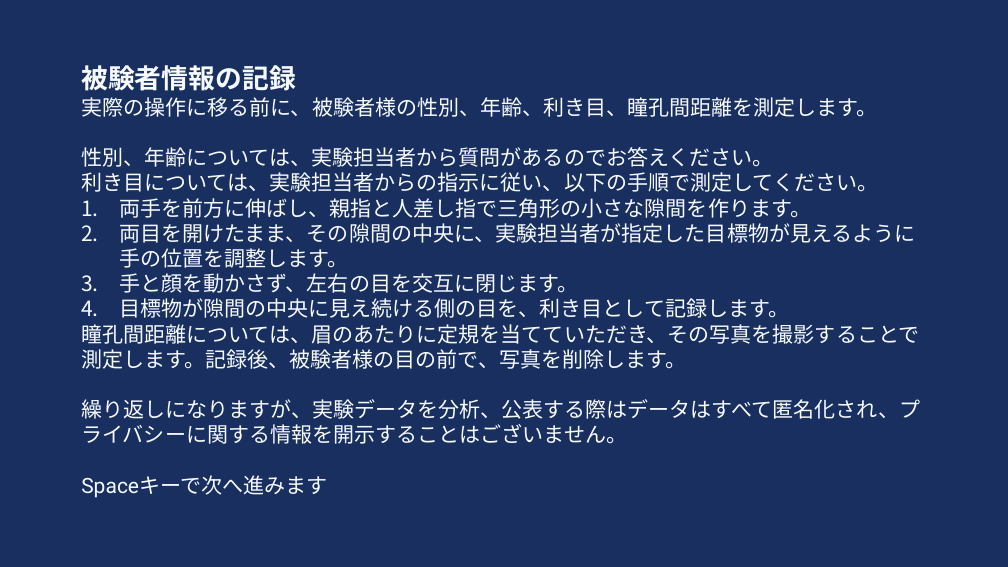
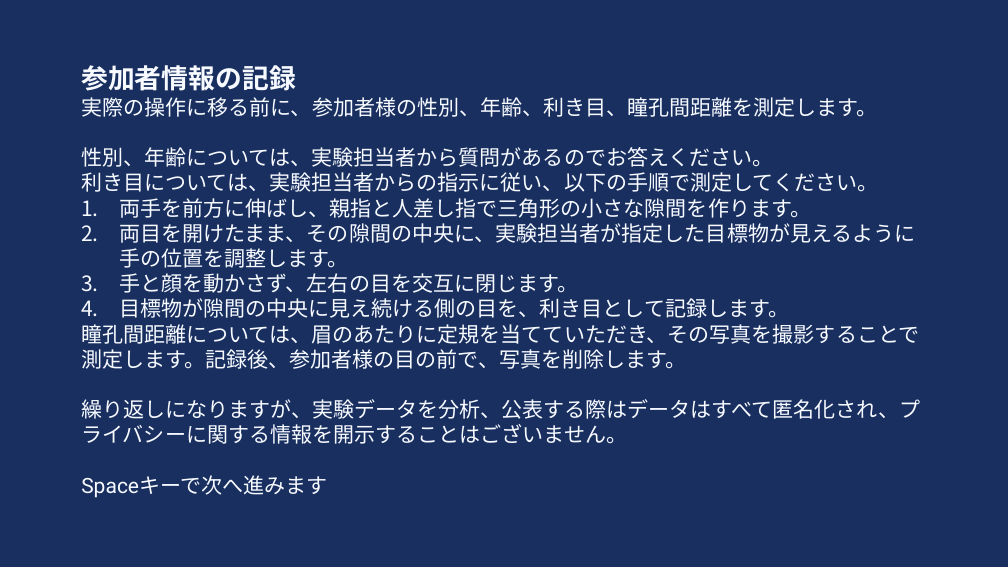
Before and after one commit to HAMADAKAZUKI2423/lab, a slide deck: slide 3 of tex/ethicsreview/ethics_review_visibility/別紙2評価実験説明.pptx. Drawn at 1008x567 pixels with LibreOffice and Linux fonts; fonts in the diff are those of the drawing. Boxes give left, top, right and bottom in pixels: in the first picture for what was removed or moved away, otherwise in the second. Text is boxed around its words. In the diff, an @@ line names an element or a change of style, - is before the commit and + after.

Commit message:
feat: 説明スライドの微調整
- 時間、被験者->参加者

```diff
--- a/tex/ethicsreview/ethics_review_visibility/別紙2評価実験説明.pptx
+++ b/tex/ethicsreview/ethics_review_visibility/別紙2評価実験説明.pptx
@@ text at (81, 65, 878, 117): text changed @@
-被験者情報の記録
-実際の操作に移る前に、被験者様の性別、年齢、利き目、瞳孔間距離を測定します。
+参加者情報の記録
+実際の操作に移る前に、参加者様の性別、年齢、利き目、瞳孔間距離を測定します。
@@ text at (81, 324, 920, 444): text changed @@
-瞳孔間距離については、眉のあたりに定規を当てていただき、その写真を撮影することで測定します。記録後、被験者様の目の前で、写真を削除します。
-繰り返しになりますが、実験データを分析、公表する際はデータはすべて匿名化され、プライバシーに関する情報を開示することはございません。
+瞳孔間距離については、眉のあたりに定規を当てていただき、その写真を撮影することで測定します。記録後、参加者様の目の前で、写真を削除します。
+繰り返しになりますが、実験データを分析、公表する際はデータはすべて匿名化され、プライバシーに関する情報を開示することはございません。
```
Also in this commit, not shown: 6 other slides changed, 2 other files.
